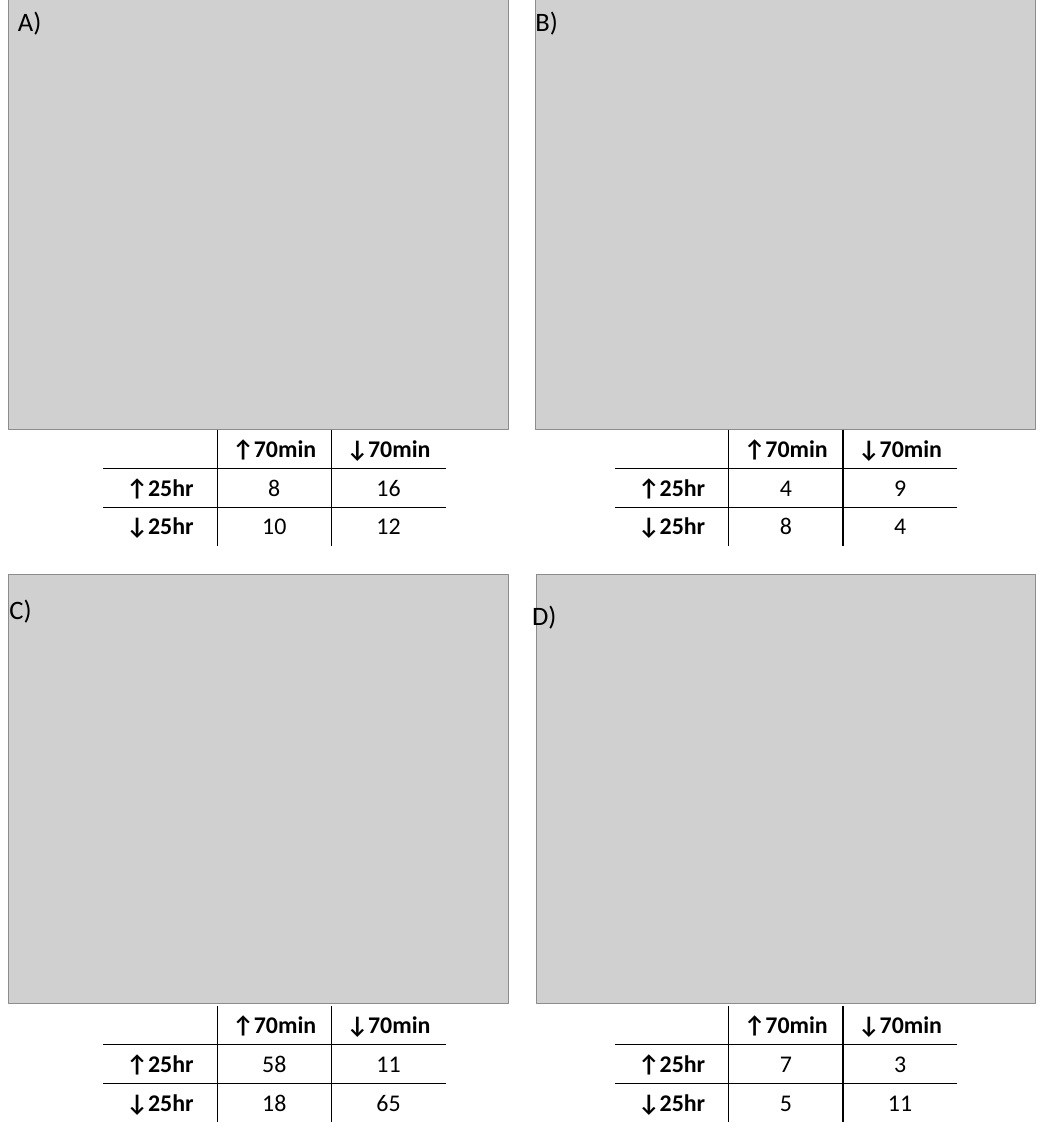
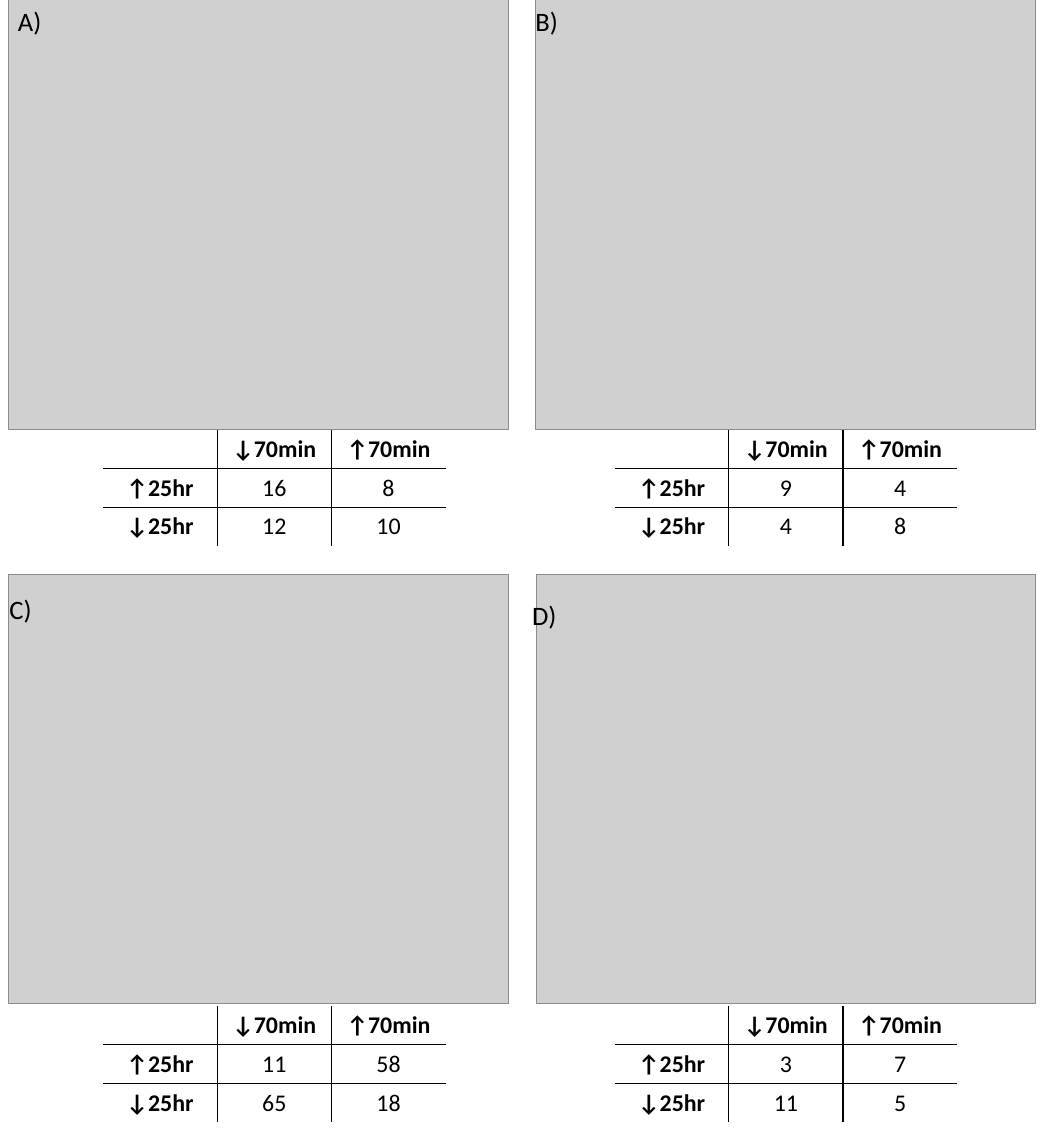
Before and after one commit to ty14/Transition25hr_Manuscript, a slide deck: slide 1 of manuscript/manuscript_figures/ASC_DES_overlapbtwtimepoints.pptx. Drawn at 1052x1148 pixels with LibreOffice and Linux fonts; fonts in the diff are those of the drawing; grey boxes stand for pictures. Boxes give left, top, right and bottom in pixels: in the first picture for what was removed or moved away, otherwise in the second. Text is boxed around its words. In the diff, an @@ line names an element or a change of style, - is before the commit and + after.

```diff
--- a/manuscript/manuscript_figures/ASC_DES_overlapbtwtimepoints.pptx
+++ b/manuscript/manuscript_figures/ASC_DES_overlapbtwtimepoints.pptx
@@ table at <box>103,429,445,553</box> @@
-row 1, column 2: ↑70min
+row 1, column 2: ↓70min
-row 1, column 3: ↓70min
+row 1, column 3: ↑70min
-row 2, column 2: 8
+row 2, column 2: 16
-row 2, column 3: 16
+row 2, column 3: 8
-row 3, column 2: 10
+row 3, column 2: 12
-row 3, column 3: 12
+row 3, column 3: 10
@@ table at <box>615,429,956,553</box> @@
-row 1, column 2: ↑70min
+row 1, column 2: ↓70min
-row 1, column 3: ↓70min
+row 1, column 3: ↑70min
-row 2, column 2: 4
+row 2, column 2: 9
-row 2, column 3: 9
+row 2, column 3: 4
-row 3, column 2: 8
+row 3, column 2: 4
-row 3, column 3: 4
+row 3, column 3: 8
@@ table at <box>103,1006,445,1129</box> @@
-row 1, column 2: ↑70min
+row 1, column 2: ↓70min
-row 1, column 3: ↓70min
+row 1, column 3: ↑70min
-row 2, column 2: 58
+row 2, column 2: 11
-row 2, column 3: 11
+row 2, column 3: 58
-row 3, column 2: 18
+row 3, column 2: 65
-row 3, column 3: 65
+row 3, column 3: 18
@@ table at <box>615,1006,956,1129</box> @@
-row 1, column 2: ↑70min
+row 1, column 2: ↓70min
-row 1, column 3: ↓70min
+row 1, column 3: ↑70min
-row 2, column 2: 7
+row 2, column 2: 3
-row 2, column 3: 3
+row 2, column 3: 7
-row 3, column 2: 5
+row 3, column 2: 11
-row 3, column 3: 11
+row 3, column 3: 5
```
Also in this commit, not shown: 8 other files.
